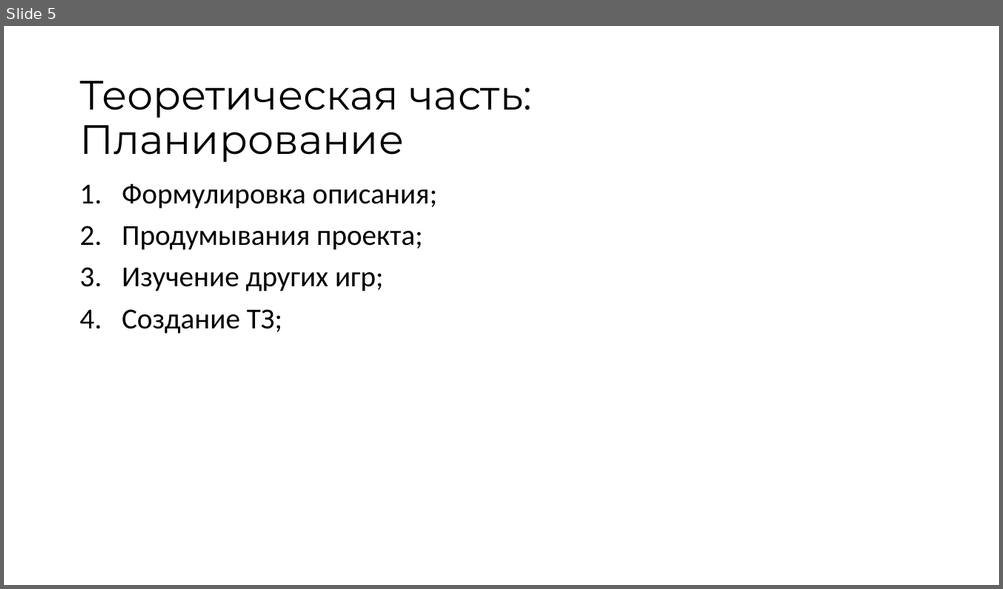
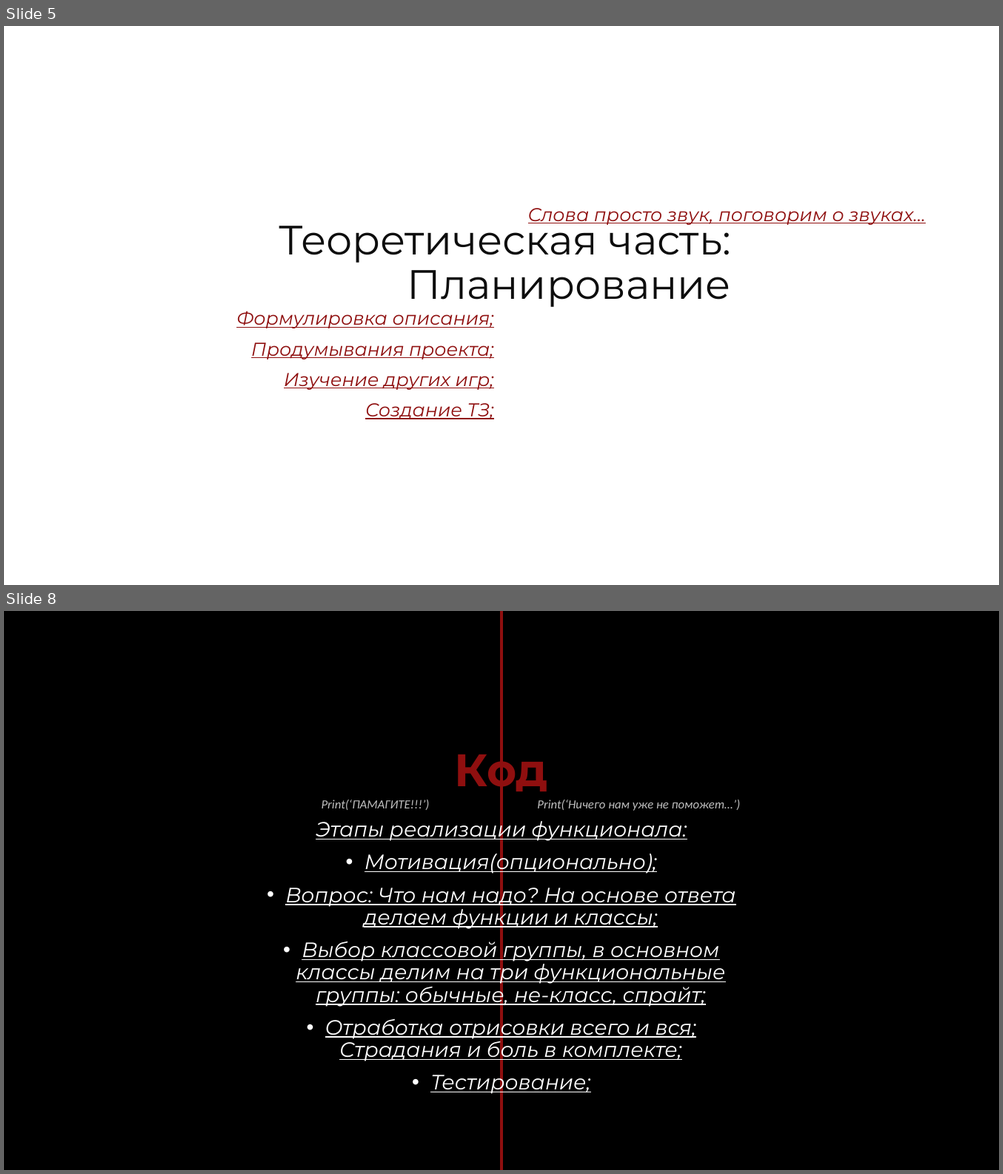
Before and after one commit to Batonchi/gameProject, a slide deck: проект ял2.pptx. Shown one above the other, each under a label of ours: slide 5 before the commit, slides 5 and 8 after it; the slides between them are not shown. The pictures are 1003x589 and 1003x1174 pixels, drawn with LibreOffice and Linux fonts; fonts in the diff are those of the drawing. Boxes give left, top, right and bottom in pixels: in the first picture for what was removed or moved away, otherwise in the second. Text is boxed around its words. In the diff, an @@ line names an element or a change of style, - is before the commit and + after.

```diff
--- a/проект ял2.pptx
+++ b/проект ял2.pptx
@@ slide 8 added at (x1=4, y1=611, x2=999, y2=1170), background #000000 @@
@@ line added from (502, 611) to (502, 1170), #8F0F0F 2.5 pt @@
@@ title added at (x1=455, y1=742, x2=548, y2=797), 44 pt, text #8F0F0F, bold @@
+Код
@@ text added at (x1=321, y1=800, x2=430, y2=810), 12 pt, text #BFBFBF, italic @@
+Print(‘ПАМАГИТЕ!!!’)
@@ text added at (x1=537, y1=800, x2=740, y2=811), 12 pt, text #BFBFBF, italic @@
+Print(‘Ничего нам уже не поможет…’)
@@ text added at (x1=285, y1=817, x2=736, y2=1096), 20 pt, text #FFFFFF, italic, underline @@
+Этапы реализации функционала:
+• Мотивация(опционально);
+• Вопрос: Что нам надо? На основе ответа делаем функции и классы;
+• Выбор классовой группы, в основном классы делим на три функциональные группы: обычные, не-класс, спрайт;
+• Отработка отрисовки всего и вся; Страдания и боль в комплекте;
+• Тестирование;
@@ slide 5 changed as well @@
@@ title "Теоретическая часть: Планирование" moved from (x1=79, y1=81, x2=532, y2=162) to (x1=279, y1=215, x2=731, y2=307) @@
@@ title "Теоретическая часть: Планирование" at (x1=279, y1=215, x2=731, y2=307): text colour #000000 to #0D0D0D; alignment left to right @@
@@ text added at (x1=528, y1=208, x2=925, y2=225), 18 pt, text #8F0F0F, italic, underline @@
+Слова просто звук, поговорим о звуках…
@@ text "Формулировка описания;" moved from (x1=122, y1=184, x2=438, y2=334) to (x1=236, y1=311, x2=494, y2=420) @@
@@ text "Формулировка описания;" at (x1=236, y1=311, x2=494, y2=420): size 28 to 18 pt, font Calibri to Montserrat, text colour #000000 to #8F0F0F, italic on, underline on; alignment left to right; bullet 1. to none @@
```
Also in this commit, not shown: 6 other slides changed, 3 other slides added, 4 slides removed, 1 other file.
